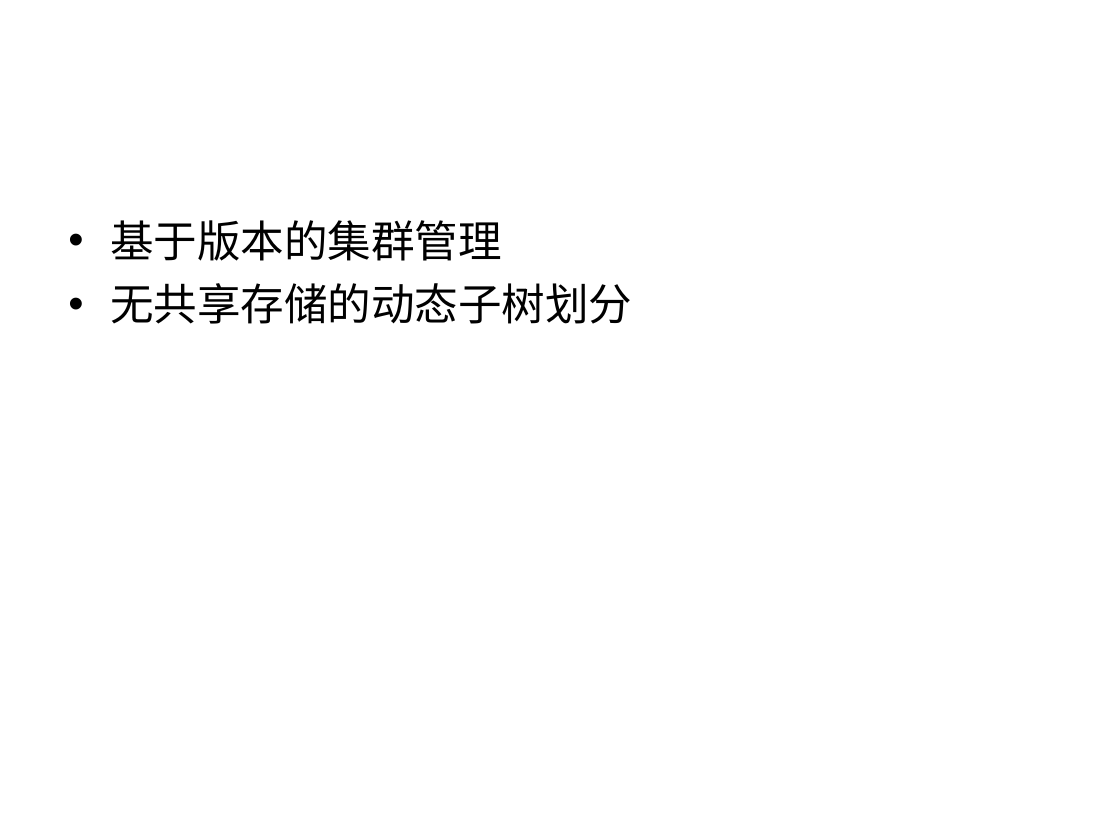
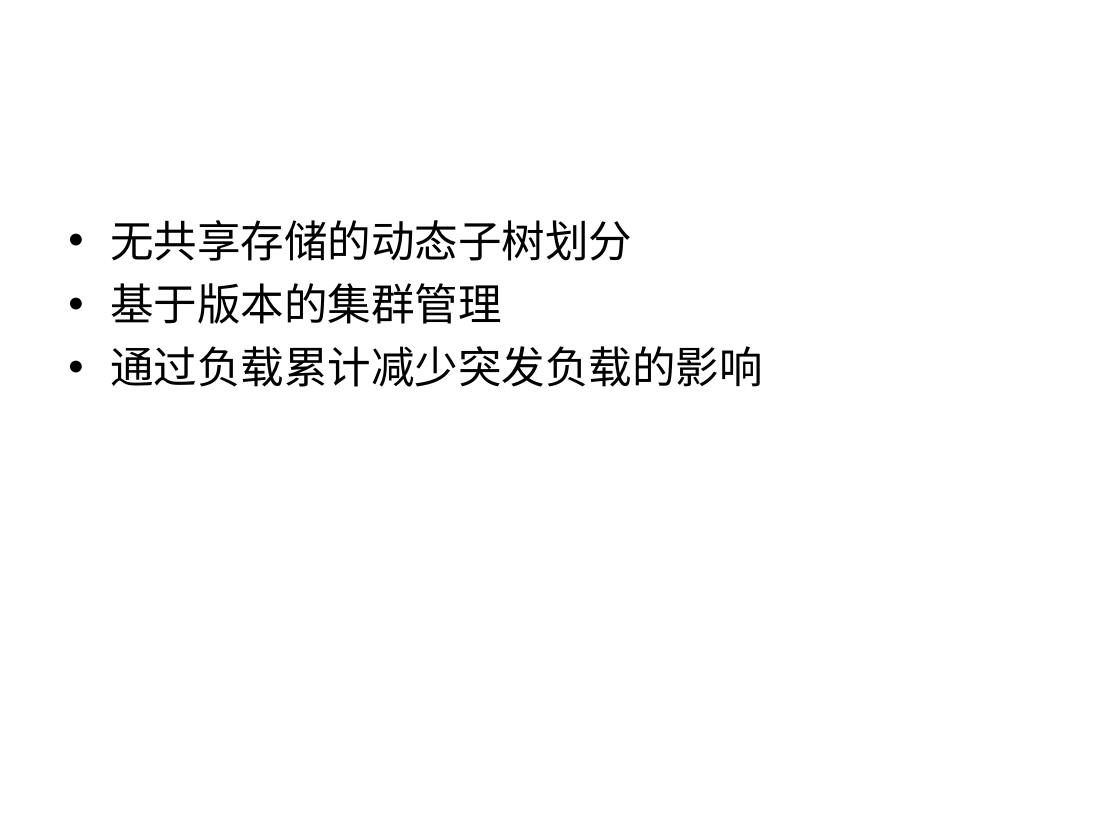
Before and after one commit to cheliequan/idning-paper, a slide deck: slide 30 of draft/答辩.ppt. Drawn at 1120x840 pixels with LibreOffice and Linux fonts; fonts in the diff are those of the drawing; background and template pictures are left out. Boxes give left, top, right and bottom in pixels: in the first picture for what was removed or moved away, otherwise in the second. Text is boxed around its words. In the diff, an @@ line names an element or a change of style, - is before the commit and + after.

```diff
--- a/draft/答辩.ppt
+++ b/draft/答辩.ppt
@@ text at (110,220,632,261): paragraph added @@
+• 无共享存储的动态子树划分
@@ text at (110,346,762,387): text changed @@
-• 无共享存储的动态子树划分
+• 通过负载累计减少突发负载的影响
```
Also in this commit, not shown: 5 other slides changed.
